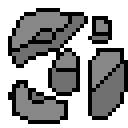
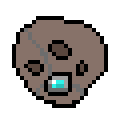
Layers edited between the first and the second w=128, h=128 image:
hid "objeto1Roto" over left=8, top=8, right=128, bottom=124
showed "player", painted on it over left=12, top=16, right=108, bottom=108
